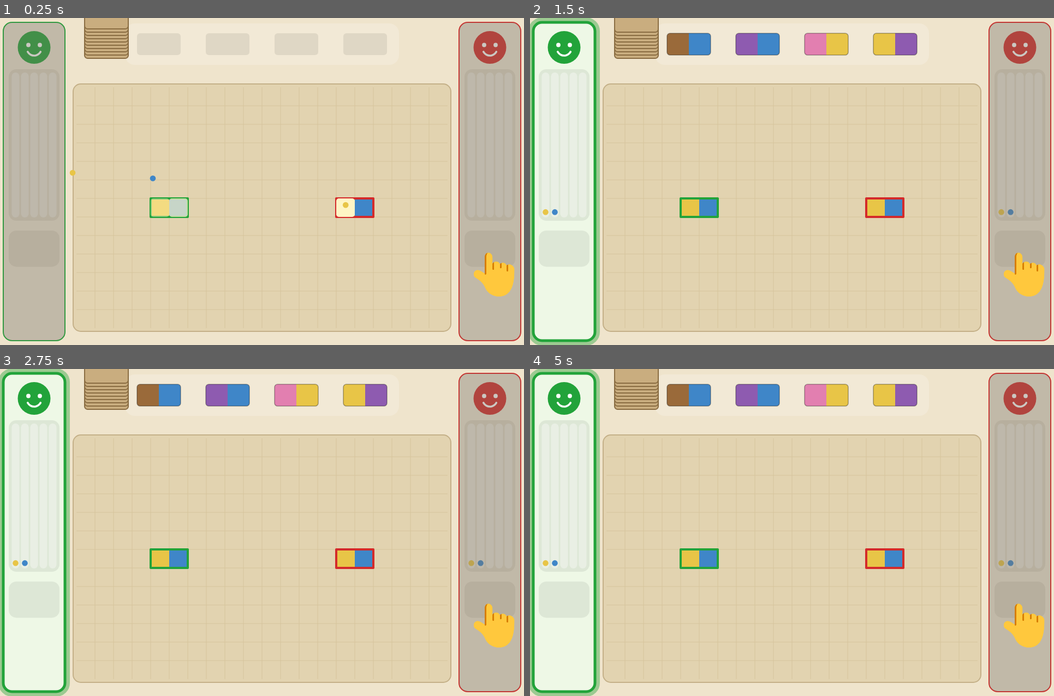
Above: before the commit, frames 1-4 (two rows, left to right).
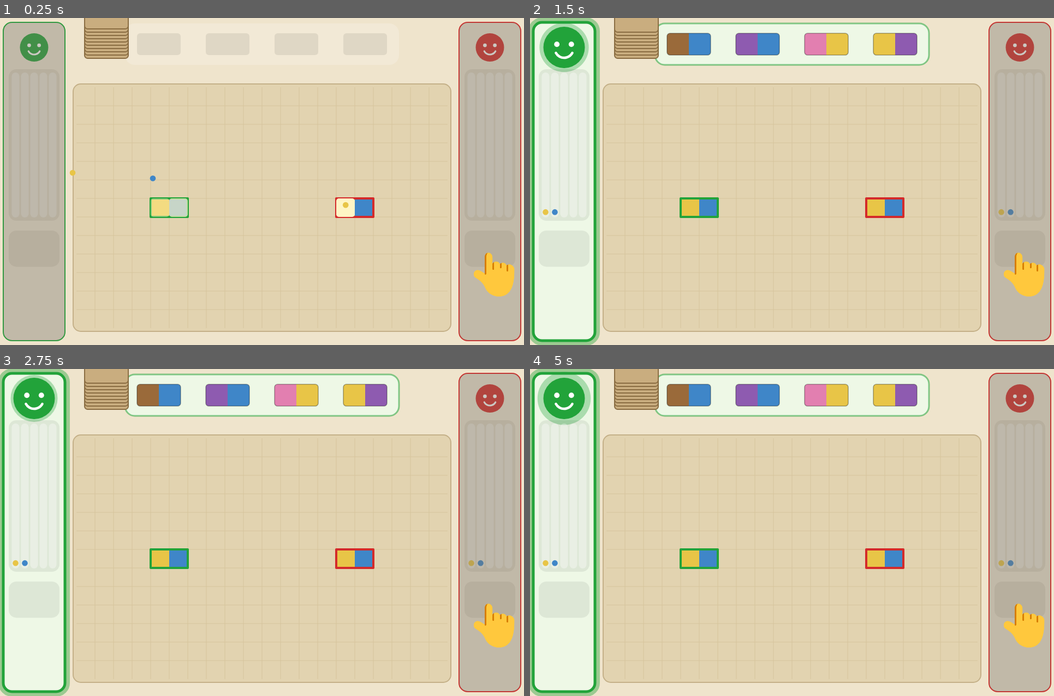
Above: after the commit, the same moments.

Repository: npgeorgiou/kid-games
Game: browser game, page games/oi-apoikoi/oi-apoikoi.html
The game is run twice, just before and just after one commit, with the same random seed, the same clock (stepped at 60 frames per second) and the same inputs.
Inputs (mouse positions are in pixels of both pictures, inside the frame that each line leads up to):
- Up to frame 1 (0.25 s): no input
- Up to frame 2 (1.5 s): click (792, 181) at 0.27 s; click (792, 214) at 1.07 s
- Up to frame 3 (2.75 s): click (157, 499) at 1.67 s; press the mouse at (366, 483) at 2.27 s; release the mouse at (262, 467) at 2.4 s
- Up to frame 4 (5 s): click (870, 597) at 2.87 s; click (661, 614) at 3.47 s; press the mouse at (792, 467) at 4.07 s; release the mouse at (739, 646) at 4.2 s; click (949, 548) at 4.67 s

The runs differ from the first frame. In frame 1, 0.4% of the frame differs, in the area x 3-97%, y 4-14%; in frame 2, 1.6%; in frame 3, 1.5%; in frame 4, 1.8%, in the area x 1-97%, y 1-18%.

Commit message:
Whose turn: a light flies from one face to the other, the player playing has a bigger glowing face, the market takes his colour
Owner 24 Nov (point 4): it's still not obvious who plays. Flow turn_shown extended with it.

Co-Authored-By: Claude Opus 5.5 <noreply@anthropic.com>
Claude-Session: https://claude.ai/code/session_01T1o9QckDzSxyKzzWHtQYe1

Diff:
--- a/games/oi-apoikoi/oi-apoikoi.html
+++ b/games/oi-apoikoi/oi-apoikoi.html
@@ -35,6 +35,7 @@
 let fast = params.has('fast');  // tests: the PC moves without waiting, and nothing travels: it is where it goes at once
 const HAND_SPEED = 450;  // px per second: slow enough to follow
 const STAGGER = 120, GOOD_FLY = 450;  // goods made at the round's start leave their squares one after another; each flies GOOD_FLY, its square lit meanwhile
+const TURN_MS = 700;  // the turn's light flying from one face to the other
 const RISE_MS = 500, SHOW_MS = 900, GLIDE_MS = 300, REWARD_MS = 550;  // a jar opened: what it held rises out of it, shows, and its reward flies to its place; the other jars close up
 const DROP_MS = 600, INTO_MS = 450, DISSOLVE_MS = 700;  // at the round's end: a jar dropping from the top; each good flying into it; the leftovers breaking into specks
 const SUNSET_MS = 1600, FLY_MS = 700, EDGE_GAP = 250, GLOW_MS = 1800;  // ... ; a jar flying out of its matched edge, the next one after EDGE_GAP; the edge glows GLOW_MS  // at the round's end: 3 goods flying into a jar; the leftovers fading out
@@ -247,7 +248,11 @@
   const [a, b] = G.players.map(p => p.coins);
   G.over = true; G.winner = a > b ? 0 : b > a ? 1 : -1;
 }
-function setTurn(i) { if (G.turn !== i) { G.turn = i; sound('turn'); } }  // whose turn it is: the one place that says so; the screen lights his area
+function setTurn(i) {  // whose turn it is: the one place that says so; a light flies from the other player's face to his, and the screen lights his area
+  if (G.turn === i) return;
+  const { P } = L(), faceAt = o => [(o ? W - P : 0) + P / 2, 54]; if (G.turn != null) fly({ k: 'turnlight', o: i }, faceAt(1 - i), faceAt(i), TURN_MS, { arc: -60 });
+  G.turn = i; sound('turn');
+}
 async function roundEndJars(i) {  // goods become jars and are opened, again while opening makes new groups (owner 24 Nov); only then the leftovers fade out and are lost
   const my = G, p = G.players[i];
   for (;;) { await goodsToJars(i); if (G !== my) return; if (!p.jars) break; await openJars(i); if (G !== my) return; }
@@ -446,7 +451,7 @@
 function tileCentre(x, y, r) { const { s, ox, oy } = L(), d = DIRS[r]; return [ox + (x + 0.5 + d[0] / 2) * s, oy + (y + 0.5 + d[1] / 2) * s]; }
 function tileBox(cxm, cym, s, r) { const d = DIRS[r]; const w = d[0] ? 2 * s : s, h = d[1] ? 2 * s : s; return { x: cxm - w / 2, y: cym - h / 2, w, h }; }
 function squareCentre(x, y) { const { s, ox, oy } = L(); return [ox + (x + 0.5) * s, oy + (y + 0.5) * s]; }
-function starSpot(i) { const { P } = L(); return [(i ? W - P : 0) + P / 2 + 46, 34]; }
+function starSpot(i) { const { P } = L(); return [(i ? W - P : 0) + P / 2 + 56, 30]; }
 function coinSpot(i, k) { return stock(i).coinAt(k); }
 function slotPos(i, c, k) { const sp = stock(i); return [sp.colX(c), sp.rowY(k)]; }  // where good number k of colour c stands in player i's stockpile
 function edgePoint(x, y, d) { const { s, ox, oy } = L(); return [ox + (x + 0.5 + DIRS[d][0] / 2) * s, oy + (y + 0.5 + DIRS[d][1] / 2) * s]; }  // the middle of a square's side
@@ -556,7 +561,7 @@
 function drawDraft() {
   const { ds } = L(), who = wait ? wait.who : 0;
   const [ax] = draftSlot(0), [bx, by] = draftSlot(3);  // the market: a tray with a place for each tile on offer
-  rrect(ax - ds - 22, by - ds / 2 - 18, bx - ax + 2 * ds + 44, ds + 36, 18, '#ffffff30');
+  rrect(ax - ds - 22, by - ds / 2 - 18, bx - ax + 2 * ds + 44, ds + 36, 18, G.turn != null ? TINT[G.turn] : '#ffffff30', G.turn != null ? BORDER[G.turn] + '88' : null, 3); drawn.push({ k: 'market', o: G.turn });  // the market takes the colour of the player whose turn it is
   for (let k = 0; k < 4; k++) if (!G.draft[k]) { const [x, y] = draftSlot(k); rrect(x - ds, y - ds / 2, 2 * ds, ds, ds * 0.14, '#00000014'); }  // an empty place shows as a recess
   G.draft.forEach((t, k) => {
     const [x, y] = draftSlot(k), sel = k === G.chosen;
@@ -591,7 +596,8 @@
   if (lit) rrect(x0 + 2, 4, P - 4, H - 8, 20, null, BORDER[i] + '66', 10);  // the player whose turn it is: his area glows in his colour
   rrect(x0 + 6, 8, P - 12, H - 16, 16, lit ? TINT[i] : '#efe6d4', BORDER[i], lit ? 5 : 2);
   drawn.push({ k: 'panel', o: i, lit });
-  face(cxm, 54, 30, BORDER[i]); drawn.push({ k: 'avatar', o: i });
+  const fr = lit ? 38 : 26; if (lit) dot(cxm, 54, fr + 8 + 3 * Math.sin(performance.now() / 250), BORDER[i] + '55');  // the player whose turn it is: a bigger face with a soft glow
+  face(cxm, 54, fr, BORDER[i]); drawn.push({ k: 'avatar', o: i, x: cxm, y: 54, r: fr });
   if (G.first === i) { const [sx, sy] = starSpot(i); star(sx, sy, 16); drawn.push({ k: 'token', o: i, x: sx, y: sy }); }  // the first-player token, beside his face
   // goods: each row with one of every colour is a set (a gold band); each JAR_GOODS of a colour, counted from the base, is a jar at the round's end (a frame)
   rrect(x0 + pad, top - 10, P - 2 * pad, base - top + 10, 14, '#00000012'); drawn.push({ k: 'tray', o: i, for: 'goods' });
@@ -741,6 +747,7 @@
     else if (L0.k === 'shown') shownCard(L0.j, L0.o, x, y, z);
     else if (L0.k === 'coin') coin(x, y, 12 * z);
     else if (L0.k === 'star') star(x, y, 16 * z);
+    else if (L0.k === 'turnlight') { dot(x, y, 34, BORDER[L0.o] + '44'); dot(x, y, 20, BORDER[L0.o] + '99'); dot(x, y, 9, '#fffbe6'); }
     drawn.push({ k: 'flight', look: L0.k, x, y, fx: f.from[0], fy: f.from[1], tx: f.to[0], ty: f.to[1] });
   }
 }
--- a/games/oi-apoikoi/src/index.html
+++ b/games/oi-apoikoi/src/index.html
@@ -35,6 +35,7 @@
 let fast = params.has('fast');  // tests: the PC moves without waiting, and nothing travels: it is where it goes at once
 const HAND_SPEED = 450;  // px per second: slow enough to follow
 const STAGGER = 120, GOOD_FLY = 450;  // goods made at the round's start leave their squares one after another; each flies GOOD_FLY, its square lit meanwhile
+const TURN_MS = 700;  // the turn's light flying from one face to the other
 const RISE_MS = 500, SHOW_MS = 900, GLIDE_MS = 300, REWARD_MS = 550;  // a jar opened: what it held rises out of it, shows, and its reward flies to its place; the other jars close up
 const DROP_MS = 600, INTO_MS = 450, DISSOLVE_MS = 700;  // at the round's end: a jar dropping from the top; each good flying into it; the leftovers breaking into specks
 const SUNSET_MS = 1600, FLY_MS = 700, EDGE_GAP = 250, GLOW_MS = 1800;  // ... ; a jar flying out of its matched edge, the next one after EDGE_GAP; the edge glows GLOW_MS  // at the round's end: 3 goods flying into a jar; the leftovers fading out
@@ -247,7 +248,11 @@
   const [a, b] = G.players.map(p => p.coins);
   G.over = true; G.winner = a > b ? 0 : b > a ? 1 : -1;
 }
-function setTurn(i) { if (G.turn !== i) { G.turn = i; sound('turn'); } }  // whose turn it is: the one place that says so; the screen lights his area
+function setTurn(i) {  // whose turn it is: the one place that says so; a light flies from the other player's face to his, and the screen lights his area
+  if (G.turn === i) return;
+  const { P } = L(), faceAt = o => [(o ? W - P : 0) + P / 2, 54]; if (G.turn != null) fly({ k: 'turnlight', o: i }, faceAt(1 - i), faceAt(i), TURN_MS, { arc: -60 });
+  G.turn = i; sound('turn');
+}
 async function roundEndJars(i) {  // goods become jars and are opened, again while opening makes new groups (owner 24 Nov); only then the leftovers fade out and are lost
   const my = G, p = G.players[i];
   for (;;) { await goodsToJars(i); if (G !== my) return; if (!p.jars) break; await openJars(i); if (G !== my) return; }
@@ -446,7 +451,7 @@
 function tileCentre(x, y, r) { const { s, ox, oy } = L(), d = DIRS[r]; return [ox + (x + 0.5 + d[0] / 2) * s, oy + (y + 0.5 + d[1] / 2) * s]; }
 function tileBox(cxm, cym, s, r) { const d = DIRS[r]; const w = d[0] ? 2 * s : s, h = d[1] ? 2 * s : s; return { x: cxm - w / 2, y: cym - h / 2, w, h }; }
 function squareCentre(x, y) { const { s, ox, oy } = L(); return [ox + (x + 0.5) * s, oy + (y + 0.5) * s]; }
-function starSpot(i) { const { P } = L(); return [(i ? W - P : 0) + P / 2 + 46, 34]; }
+function starSpot(i) { const { P } = L(); return [(i ? W - P : 0) + P / 2 + 56, 30]; }
 function coinSpot(i, k) { return stock(i).coinAt(k); }
 function slotPos(i, c, k) { const sp = stock(i); return [sp.colX(c), sp.rowY(k)]; }  // where good number k of colour c stands in player i's stockpile
 function edgePoint(x, y, d) { const { s, ox, oy } = L(); return [ox + (x + 0.5 + DIRS[d][0] / 2) * s, oy + (y + 0.5 + DIRS[d][1] / 2) * s]; }  // the middle of a square's side
@@ -556,7 +561,7 @@
 function drawDraft() {
   const { ds } = L(), who = wait ? wait.who : 0;
   const [ax] = draftSlot(0), [bx, by] = draftSlot(3);  // the market: a tray with a place for each tile on offer
-  rrect(ax - ds - 22, by - ds / 2 - 18, bx - ax + 2 * ds + 44, ds + 36, 18, '#ffffff30');
+  rrect(ax - ds - 22, by - ds / 2 - 18, bx - ax + 2 * ds + 44, ds + 36, 18, G.turn != null ? TINT[G.turn] : '#ffffff30', G.turn != null ? BORDER[G.turn] + '88' : null, 3); drawn.push({ k: 'market', o: G.turn });  // the market takes the colour of the player whose turn it is
   for (let k = 0; k < 4; k++) if (!G.draft[k]) { const [x, y] = draftSlot(k); rrect(x - ds, y - ds / 2, 2 * ds, ds, ds * 0.14, '#00000014'); }  // an empty place shows as a recess
   G.draft.forEach((t, k) => {
     const [x, y] = draftSlot(k), sel = k === G.chosen;
@@ -591,7 +596,8 @@
   if (lit) rrect(x0 + 2, 4, P - 4, H - 8, 20, null, BORDER[i] + '66', 10);  // the player whose turn it is: his area glows in his colour
   rrect(x0 + 6, 8, P - 12, H - 16, 16, lit ? TINT[i] : '#efe6d4', BORDER[i], lit ? 5 : 2);
   drawn.push({ k: 'panel', o: i, lit });
-  face(cxm, 54, 30, BORDER[i]); drawn.push({ k: 'avatar', o: i });
+  const fr = lit ? 38 : 26; if (lit) dot(cxm, 54, fr + 8 + 3 * Math.sin(performance.now() / 250), BORDER[i] + '55');  // the player whose turn it is: a bigger face with a soft glow
+  face(cxm, 54, fr, BORDER[i]); drawn.push({ k: 'avatar', o: i, x: cxm, y: 54, r: fr });
   if (G.first === i) { const [sx, sy] = starSpot(i); star(sx, sy, 16); drawn.push({ k: 'token', o: i, x: sx, y: sy }); }  // the first-player token, beside his face
   // goods: each row with one of every colour is a set (a gold band); each JAR_GOODS of a colour, counted from the base, is a jar at the round's end (a frame)
   rrect(x0 + pad, top - 10, P - 2 * pad, base - top + 10, 14, '#00000012'); drawn.push({ k: 'tray', o: i, for: 'goods' });
@@ -741,6 +747,7 @@
     else if (L0.k === 'shown') shownCard(L0.j, L0.o, x, y, z);
     else if (L0.k === 'coin') coin(x, y, 12 * z);
     else if (L0.k === 'star') star(x, y, 16 * z);
+    else if (L0.k === 'turnlight') { dot(x, y, 34, BORDER[L0.o] + '44'); dot(x, y, 20, BORDER[L0.o] + '99'); dot(x, y, 9, '#fffbe6'); }
     drawn.push({ k: 'flight', look: L0.k, x, y, fx: f.from[0], fy: f.from[1], tx: f.to[0], ty: f.to[1] });
   }
 }
